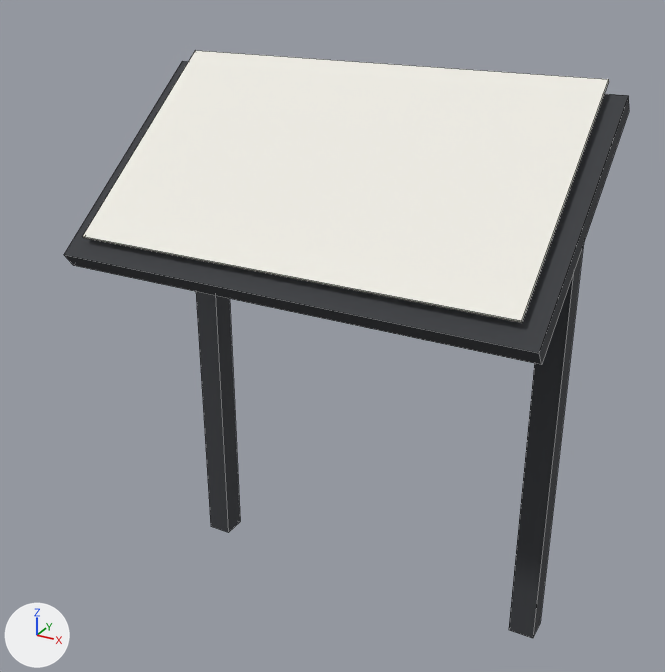
The COLLADA model sketchup-site-design-pro/src/pb_site_design_pro/Assets/Information_Security/info.site_map/model.dae as it was, and as the next commit left it.
The view is the same before and after, from a 50 mm lens placed at (0.885, -1.678, 1.548), pointed at (0.006, -0.08, 0.749). Every picture has the same lights, and +X, +Y and +Z are marked at lower left. The older version comes first. Mesh edges are drawn as thin lines. Where no turn or scale is listed for an object, it has been applied to the vertices.

The scene before the commit, as lines of its bpy script (objects in view):
```python
me_platebottom_0_9_plateheight_0_7_platematerial_sign_plate_pla = bpy.data.meshes.new('plateBottom=0.9;plateHeight=0.7;plateMaterial=sign_plate;pla')
me_platebottom_0_9_plateheight_0_7_platematerial_sign_plate_pla.from_pydata(...)  # 56 vertices, 42 faces; spans x -0.52..0.52, y -0.312..0.162, z 0.0..1.292
# faces by material slot: [18, 6, 18]
me_platebottom_0_9_plateheight_0_7_platematerial_sign_plate_pla.materials.append(mat_steel_dark)  # dark grey #3a3c40
me_platebottom_0_9_plateheight_0_7_platematerial_sign_plate_pla.materials.append(mat_flower_white)  # white #f0eee6
me_platebottom_0_9_plateheight_0_7_platematerial_sign_plate_pla.materials.append(mat_marking_green)  # green #46965a
ob_platebottom_0_9_plateheight_0_7_platematerial_sign_plate_pla = bpy.data.objects.new('plateBottom=0.9;plateHeight=0.7;plateMaterial=sign_plate;pla', me_platebottom_0_9_plateheight_0_7_platematerial_sign_plate_pla)
ob_platebottom_0_9_plateheight_0_7_platematerial_sign_plate_pla.location = (0.0, 0.0, 0.0)
```
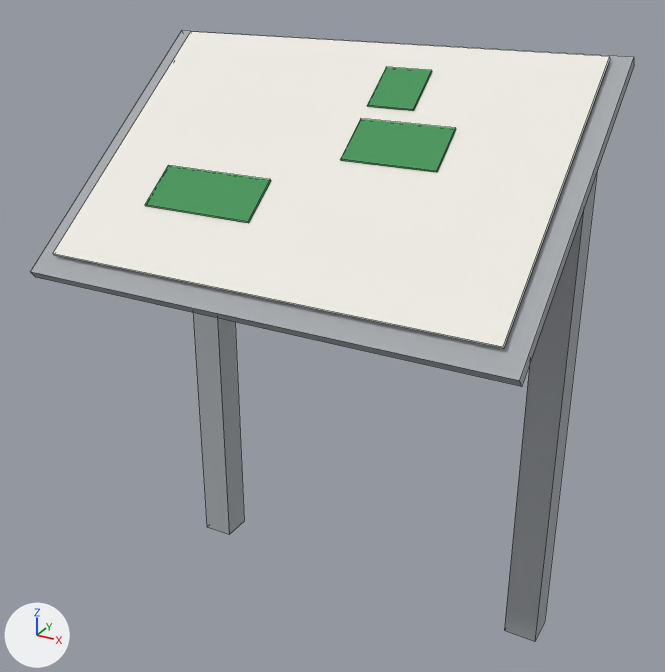
What the commit changed:
Material 'steel_galv' (mat_steel_galv) is new.
Its base color is (0.392, 0.413, 0.434) (grey #a8acb0).
Its roughness is 0.9.
me_platebottom_0_9_plateheight_0_7_platematerial_sign_plate_pla is used by ob_platebottom_0_9_plateheight_0_7_platematerial_sign_plate_pla; location (0.0, 0.0, 0.0).
me_platebottom_0_9_plateheight_0_7_platematerial_sign_plate_pla had 56 vertices, 42 faces and spanned x -0.52..0.52, y -0.312..0.162, z 0.0..1.292.
me_platebottom_0_9_plateheight_0_7_platematerial_sign_plate_pla now has 56 vertices, 42 faces and spans x -0.52..0.52, y -0.409..0.156, z 0.0..1.336.
me_platebottom_0_9_plateheight_0_7_platematerial_sign_plate_pla part 1: the loose piece of 8 vertices spanning x -0.47..-0.41, y 0.07..0.13, z 0.0..1.1 is scaled about its middle by (1.27, 1.27, 1.07), then moved by (0.0, 0.0, 0.039).
me_platebottom_0_9_plateheight_0_7_platematerial_sign_plate_pla part 2: the loose piece of 8 vertices spanning x 0.41..0.47, y 0.07..0.13, z 0.0..1.1 is scaled about its middle by (1.27, 1.27, 1.07), then moved by (0.0, 0.0, 0.039).
me_platebottom_0_9_plateheight_0_7_platematerial_sign_plate_pla part 3: 40 of 56 vertices moved; they spanned x -0.52..0.52, y -0.312..0.162, z 0.884..1.292 and now span x -0.52..0.52, y -0.409..0.156, z 0.892..1.336; mean shift (0.0, -0.076, 0.033); largest move (-0.325, 0.049, 1.172) -> (-0.075, -0.266, 1.04).
me_platebottom_0_9_plateheight_0_7_platematerial_sign_plate_pla part 4: all 18 faces that had it switch from mat_steel_dark (dark grey #3a3c40) to mat_steel_galv (grey #a8acb0).

Changed parts and their boxes (x1, y1, x2, y2) in the pictures (665 x 672 px; the box of a moved part takes in the faces that stretch with it):
'plateBottom=0.9;plateHeight=0.7;plateMaterial=sign_plate;pla', reshaped, recoloured (7% wider): before (64, 50, 629, 638); after (31, 30, 634, 642)
part 1 of me_platebottom_0_9_plateheight_0_7_platematerial_sign_plate_pla, moved or reshaped: before (196, 292, 240, 533); after (193, 313, 244, 535)
part 2 of me_platebottom_0_9_plateheight_0_7_platematerial_sign_plate_pla, moved or reshaped: before (509, 244, 584, 638); after (504, 173, 597, 642)
part 3 of me_platebottom_0_9_plateheight_0_7_platematerial_sign_plate_pla, moved or reshaped: before (64, 50, 629, 365); after (31, 30, 634, 387)
part 4 of me_platebottom_0_9_plateheight_0_7_platematerial_sign_plate_pla, recoloured: before (64, 61, 629, 638); after (31, 30, 634, 642)
